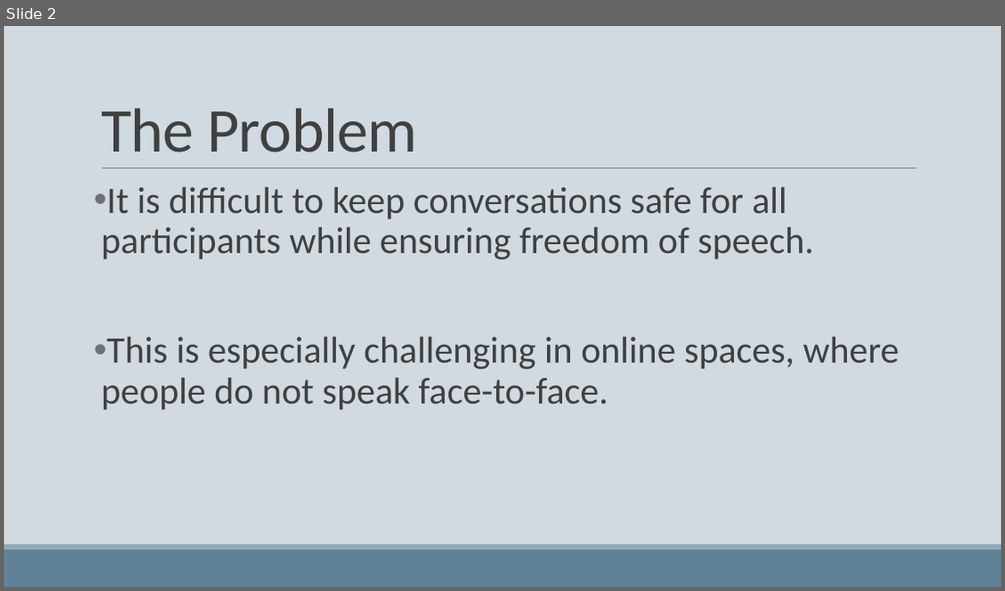
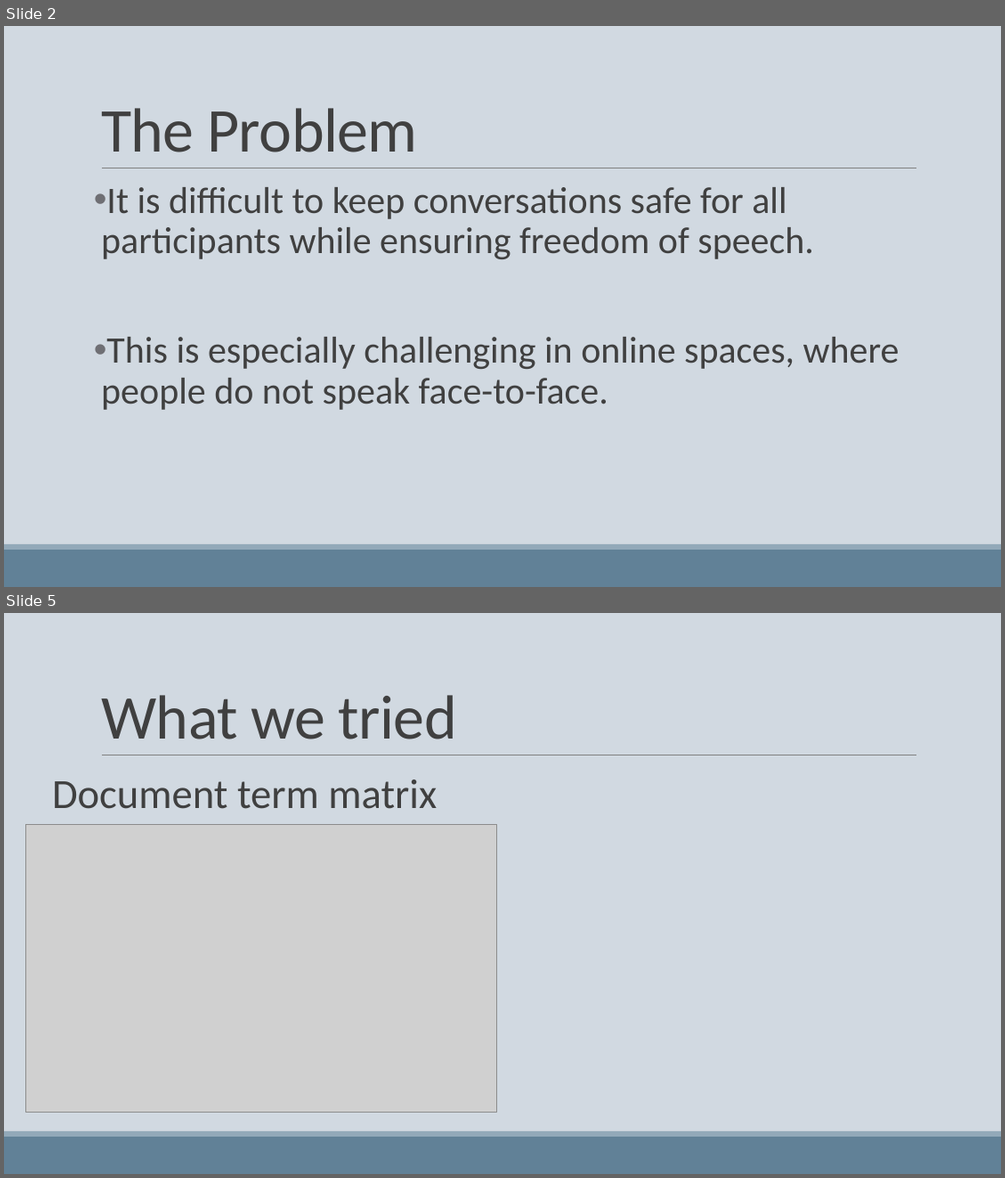
Before and after one commit to michizhou/toxic-comments-kaggle, a slide deck: hackathon_presentation.pptx. Shown one above the other, each under a label of ours: slide 2 before the commit, slides 2 and 5 after it; the slides between them are not shown. The pictures are 1005x591 and 1005x1178 pixels, drawn with LibreOffice and Linux fonts; fonts in the diff are those of the drawing; grey boxes stand for pictures. Boxes give left, top, right and bottom in pixels: in the first picture for what was removed or moved away, otherwise in the second. Text is boxed around its words. In the diff, an @@ line names an element or a change of style, - is before the commit and + after.

```diff
--- a/hackathon_presentation.pptx
+++ b/hackathon_presentation.pptx
@@ slide 5 added at (4,613,1001,1174), background #D1D9E1; not listed: 3 template elements that a slide beside it also shows @@
@@ title added at (101,695,457,739), 60 pt, text #404040 @@
+What we tried
@@ text added at (52,779,437,809), 40 pt, text #404040 @@
+Document term matrix
@@ picture added at (25,825,497,1112) @@
```
Also in this commit, not shown: 1 slide changed, 4 other slides added, 2 slides removed, 1 other file.
